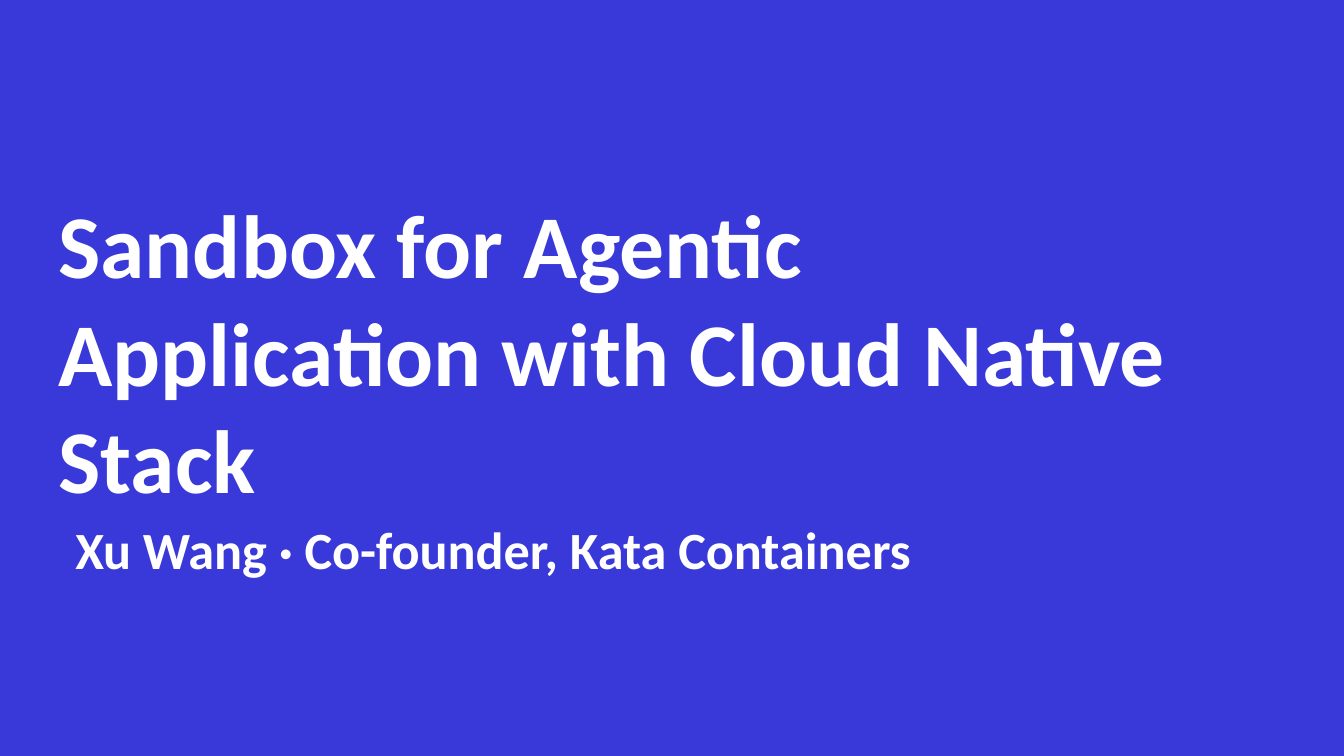
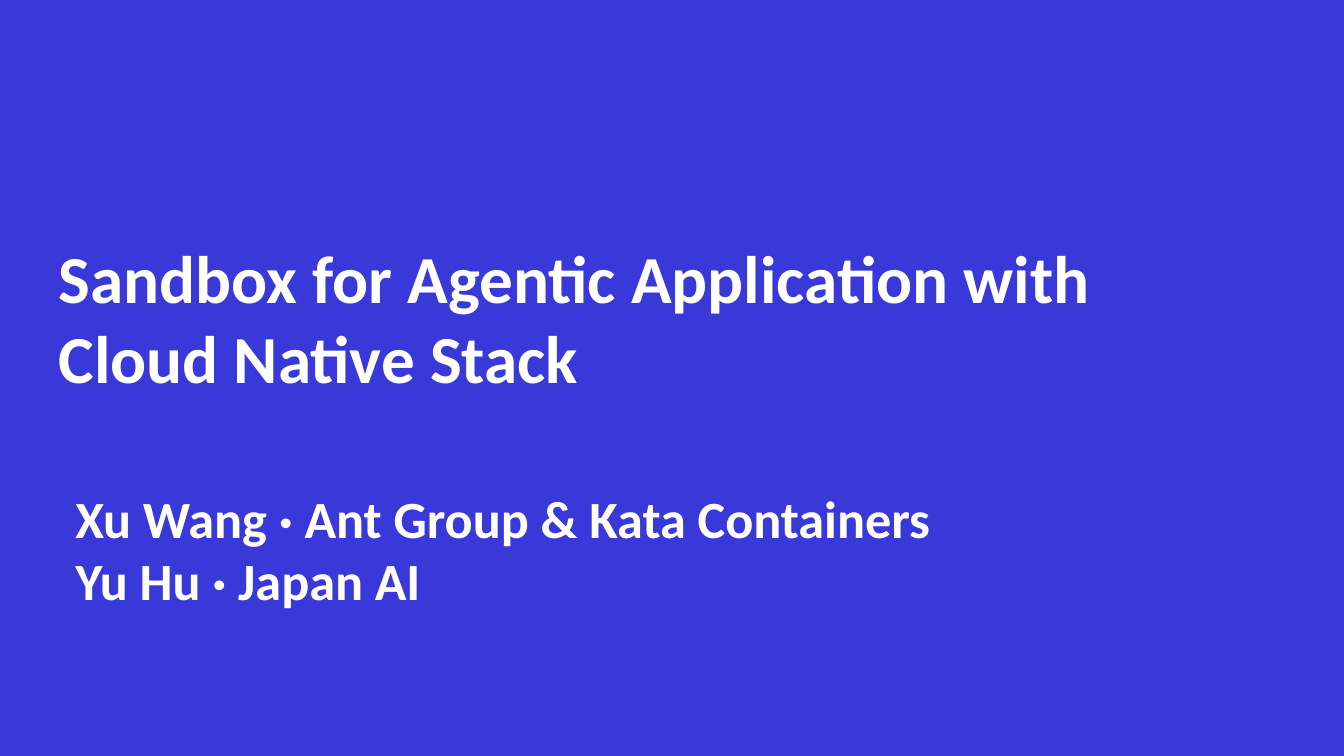
Before and after one commit to gnawux/xolis, a slide deck: slide 1 of Docs/decks/kubecon-jp-2026/Sandbox_for_Agentic_Application_with_Cloud_Native_Stack.pptx. Drawn at 1344x756 pixels with LibreOffice and Linux fonts; fonts in the diff are those of the drawing; background and template pictures are left out. Boxes give left, top, right and bottom in pixels: in the first picture for what was removed or moved away, otherwise in the second. Text is boxed around its words. In the diff, an @@ line names an element or a change of style, - is before the commit and + after.

Commit message:
Update KubeCon Japan presentation styling

```diff
--- a/Docs/decks/kubecon-jp-2026/Sandbox_for_Agentic_Application_with_Cloud_Native_Stack.pptx
+++ b/Docs/decks/kubecon-jp-2026/Sandbox_for_Agentic_Application_with_Cloud_Native_Stack.pptx
@@ title "Sandbox for Agentic Application with ..." moved from (x1=59, y1=215, x2=1164, y2=494) to (x1=59, y1=255, x2=1090, y2=384) @@
@@ title "Sandbox for Agentic Application with ..." at (x1=59, y1=255, x2=1090, y2=384): size 48 to 36 pt @@
@@ subtitle at (x1=75, y1=501, x2=930, y2=609): text changed @@
-Xu Wang · Co-founder, Kata Containers
+Xu Wang · Ant Group & Kata Containers
+Yu Hu · Japan AI
```
Also in this commit, not shown: 13 other slides changed.
